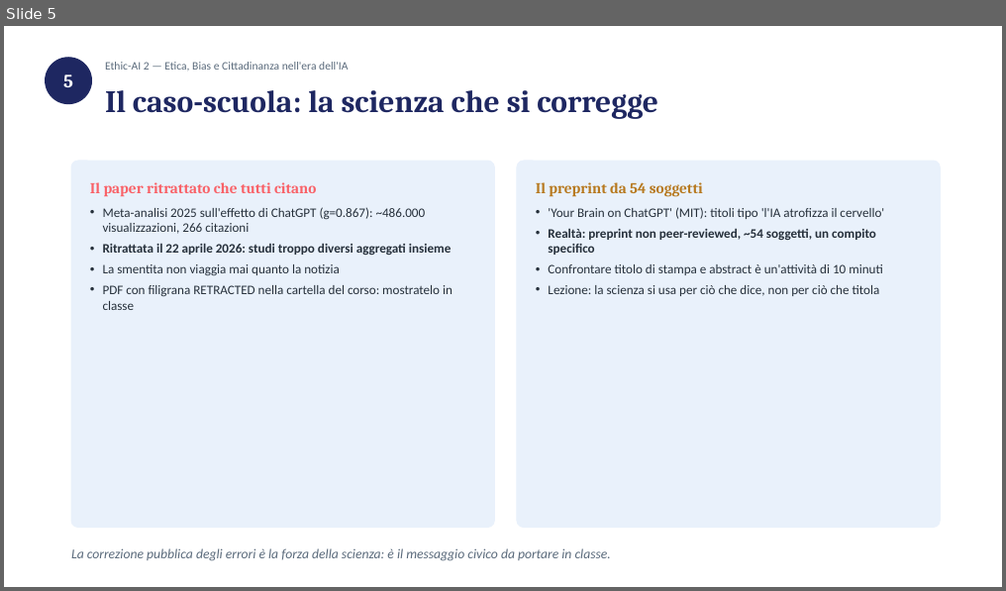
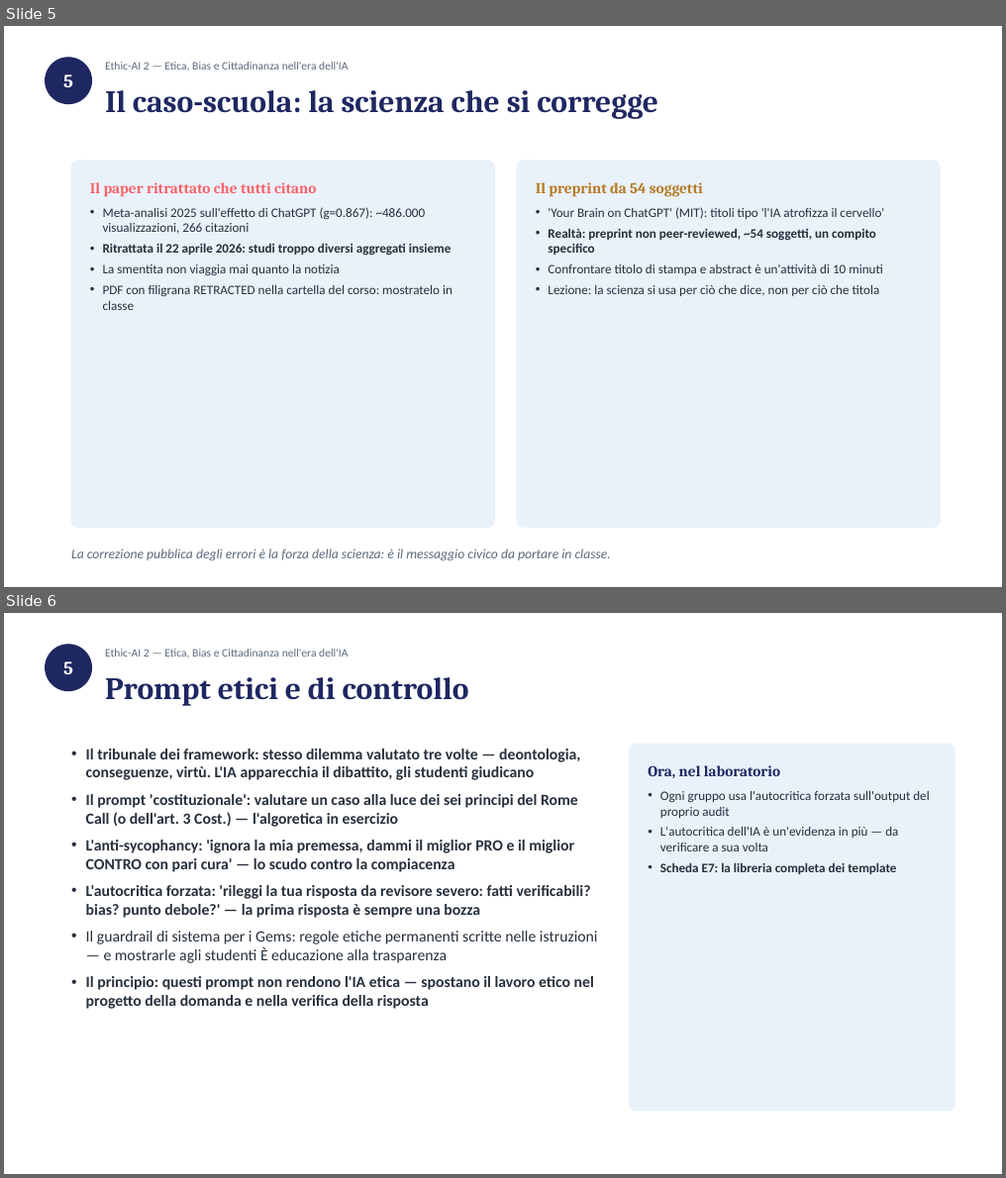
Before and after one commit to sabatinifrancesca75-hue/consulente-commerciale, a slide deck: progetto-snodi/corsi/ethic-ai-2/incontri/E05-red-teaming-fact-checking.pptx. Shown one above the other, each under a label of ours: slide 5 before the commit, slides 5 and 6 after it. The pictures are 1006x591 and 1006x1178 pixels, drawn with LibreOffice and Linux fonts; fonts in the diff are those of the drawing. Boxes give left, top, right and bottom in pixels: in the first picture for what was removed or moved away, otherwise in the second. Text is boxed around its words. In the diff, an @@ line names an element or a change of style, - is before the commit and + after.

```diff
--- a/progetto-snodi/corsi/ethic-ai-2/incontri/E05-red-teaming-fact-checking.pptx
+++ b/progetto-snodi/corsi/ethic-ai-2/incontri/E05-red-teaming-fact-checking.pptx
@@ slide 6 added at box(4, 613, 1002, 1174), background #FFFFFF @@
@@ ellipse added at box(46, 645, 91, 691), fill #1E2761, outline #1E2761 1 pt @@
@@ text added at box(63, 662, 73, 674), 18 pt, text #FFFFFF, bold @@
+5
@@ text added at box(105, 649, 348, 658), 11 pt, text #5B6B7C @@
+Ethic-AI 2 — Etica, Bias e Cittadinanza nell'era dell'IA
@@ text added at box(105, 677, 469, 706), 30 pt, text #1E2761, bold @@
+Prompt etici e di controllo
@@ text added at box(86, 749, 598, 1009), 15 pt, text #26303B, bold @@
+• Il tribunale dei framework: stesso dilemma valutato tre volte — deontologia, conseguenze, virtù. L'IA apparecchia il dibattito, gli studenti giudicano
+• Il prompt 'costituzionale': valutare un caso alla luce dei sei principi del Rome Call (o dell'art. 3 Cost.) — l'algoretica in esercizio
+• L'anti-sycophancy: 'ignora la mia premessa, dammi il miglior PRO e il miglior CONTRO con pari cura' — lo scudo contro la compiacenza
+• L'autocritica forzata: 'rileggi la tua risposta da revisore severo: fatti verificabili? bias? punto debole?' — la prima risposta è sempre una bozza
+• Il guardrail di sistema per i Gems: regole etiche permanenti scritte nelle istruzioni — e mostrarle agli studenti È educazione alla trasparenza
+• Il principio: questi prompt non rendono l'IA etica — spostano il lavoro etico nel progetto della domanda e nella verifica della risposta
@@ rounded rectangle added at box(629, 744, 954, 1111), fill #E9F1FB, outline #E9F1FB 1 pt @@
@@ text added at box(648, 765, 780, 778), 14.5 pt, text #1E2761, bold @@
+Ora, nel laboratorio
@@ text added at box(660, 791, 929, 874), 12.5 pt, text #26303B @@
+• Ogni gruppo usa l'autocritica forzata sull'output del proprio audit
+• L'autocritica dell'IA è un'evidenza in più — da verificare a sua volta
+• Scheda E7: la libreria completa dei template
```
Also in this commit, not shown: 8 other files.
